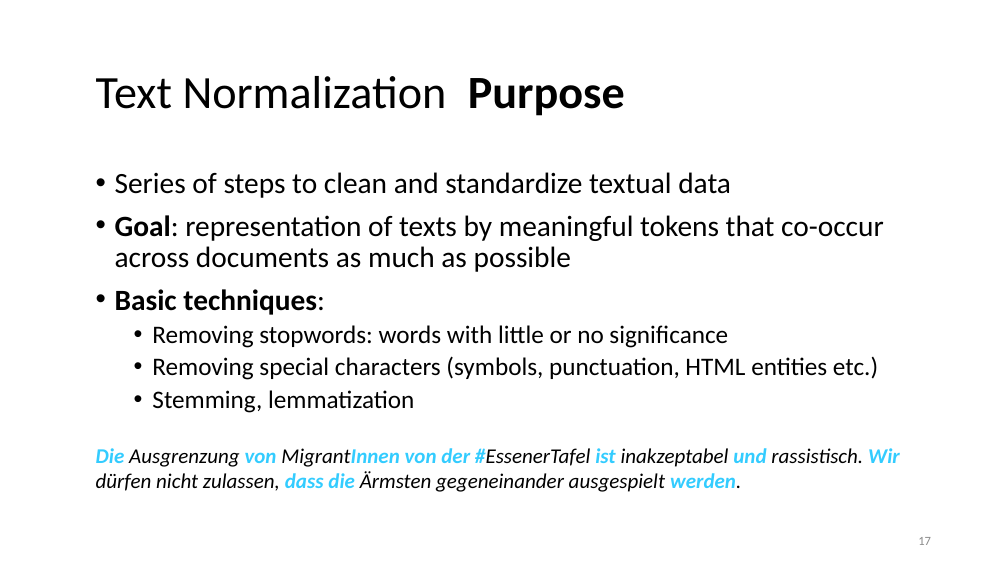
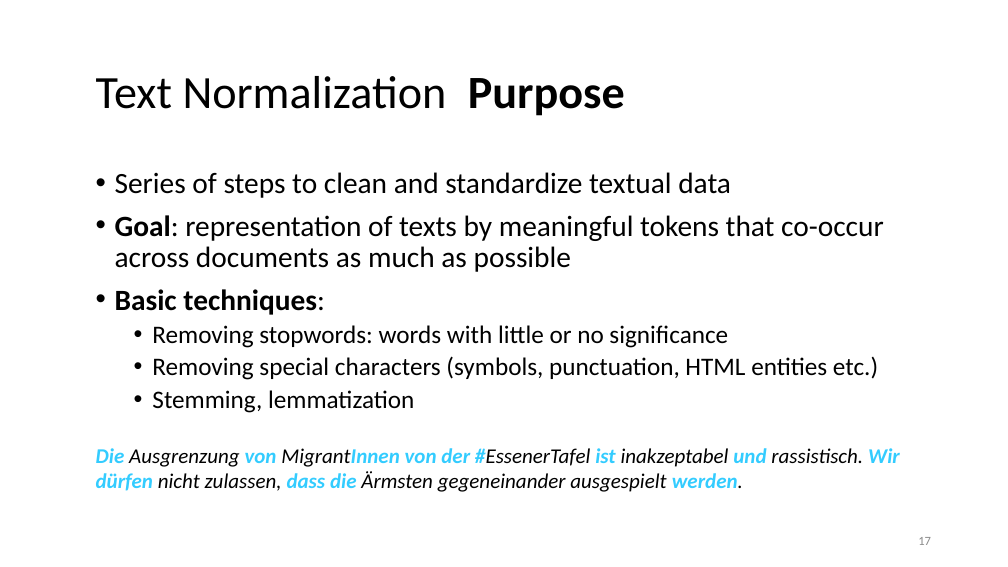
Before and after one commit to lisa-wm/consulting, a slide deck: slide 17 of 5_seminar/Contents_Part_02/slides/slides_II_1.pptx. Drawn at 1008x567 pixels with LibreOffice and Linux fonts; fonts in the diff are those of the drawing. Boxes give left, top, right and bottom in pixels: in the first picture for what was removed or moved away, otherwise in the second. Text is boxed around its words. In the diff, an @@ line names an element or a change of style, - is before the commit and + after.

```diff
--- a/5_seminar/Contents_Part_02/slides/slides_II_1.pptx
+++ b/5_seminar/Contents_Part_02/slides/slides_II_1.pptx
@@ text "Die Ausgrenzung von MigrantInnen von ..." at [96, 448, 900, 492]: text colour #000000 to #33CCFF, bold on in "dürfen" @@
```
Also in this commit, not shown: 13 other slides changed, 1 slide added, 1 slide removed, 4 other files.
